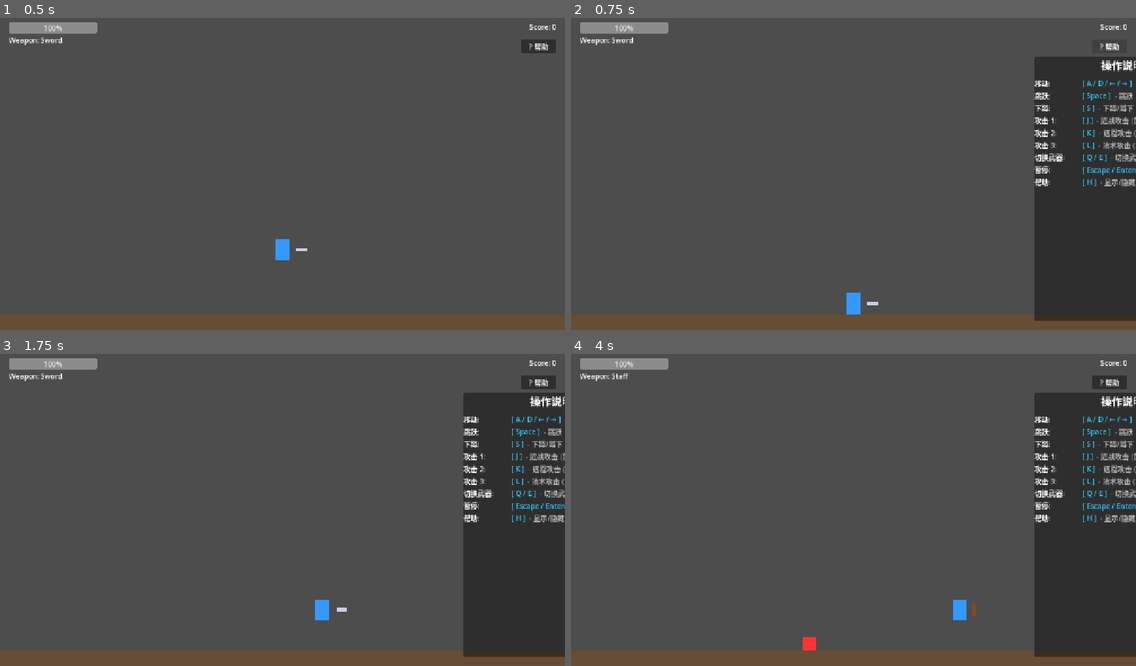
Above: before the commit, frames 1-4 (two rows, left to right).
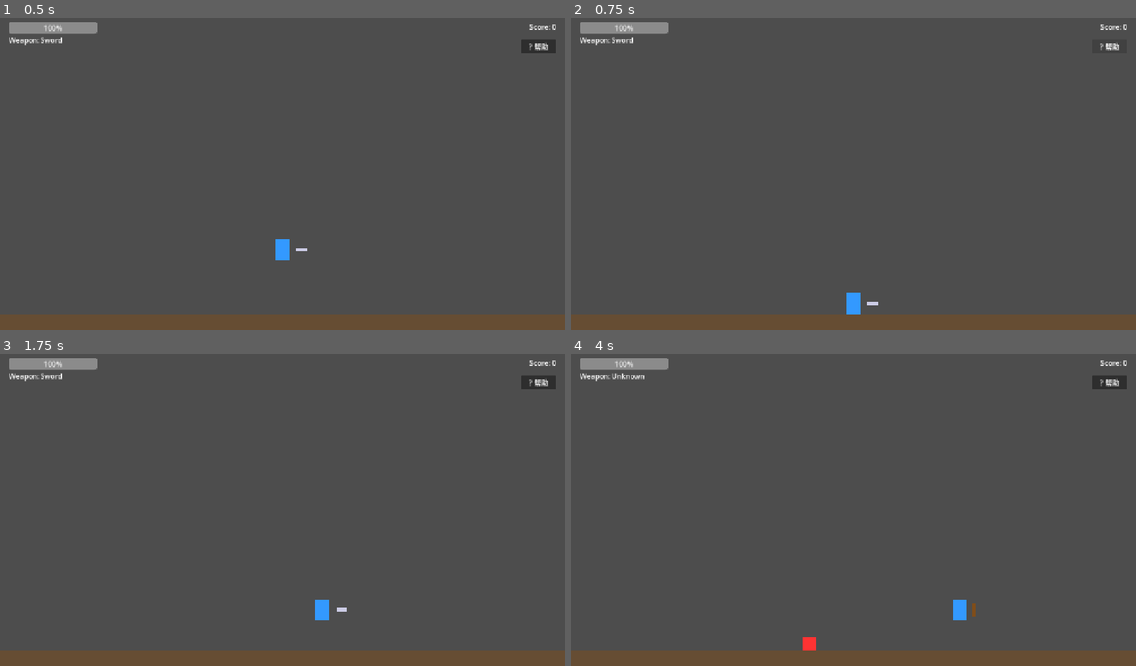
Above: after the commit, the same moments.

Repository: czlczlczl/just-attack
Game: Godot game, scene res://scenes/main.tscn
Same seed, same stepped clock (60 frames per second), same inputs: the game is played once before the commit and once after it.
Inputs (mouse positions are in pixels of both pictures, inside the frame that each line leads up to):
- Up to frame 1 (0.5 s): no input
- Up to frame 2 (0.75 s): click "? 帮助" at 0.5 s
- Up to frame 3 (1.75 s): tap Enter at 1.25 s; move the mouse to (406, 491) at 1.27 s; hold D from 1.28 s (still down); tap B at 1.35 s; click (406, 491) at 1.42 s; tap Space at 1.52 s; tap C at 1.55 s
- Up to frame 4 (4 s): tap Space at 1.82, 2.27, 2.57, 3.77 s; move the mouse to (740, 522) at 2.02 s; tap C at 2.1 s; tap E at 2.3, 2.85 s; move the mouse to (910, 438) at 2.77 s; release D at 2.78 s; hold A 2.78-3.53 s; tap F at 3.05, 3.6 s; move the mouse to (825, 572) at 3.52 s; hold D from 3.53 s (still down); click (825, 572) at 3.67 s; tap G at 3.8 s

Frame 1 is identical in both runs. In frame 2, 15% of the frame differs, in the area x 82-100%, y 12-98%; in frame 3, 15%; in frame 4, 15%, in the area x 7-100%, y 6-98%.
Error after the commit: Parse Error: Cannot find member "LOOP_MODE_NONE" in base "Animation". (res://scripts/weapons/sword.gd:32)

Commit message:
feat: add key press display and fix weapon swing animations
- Add key_pressed signal to InputHandler for debugging
- Add KeyDisplay label in UI to show last pressed key (bottom-left)
- Fix weapon swing animations by creating them programmatically
- Remove invalid inline animation data from scene files

Changes:
- scripts/input_handler.gd: Add key_pressed signal and key name helper
- scripts/ui_controller.gd: Add KeyDisplay support with 0.5s timer
- scripts/weapons/*.gd: Create swing animations in _ready()
- scenes/weapons/*.tscn: Clean up invalid animation data
- scenes/main.tscn: Add KeyDisplay label node

Diff:
--- a/scenes/main.tscn
+++ b/scenes/main.tscn
@@ -93,6 +93,14 @@
 offset_bottom = 90.0
 text = "? 帮助"
 
+[node name="KeyDisplay" type="Label" parent="UI"]
+offset_left = 20.0
+offset_top = 680.0
+offset_right = 320.0
+offset_bottom = 720.0
+text = "按键："
+visible = false
+
 [node name="ControlsOverlay" type="PanelContainer" parent="UI"]
 visible = false
 offset_left = 1050.0
--- a/scenes/weapons/bow.tscn
+++ b/scenes/weapons/bow.tscn
@@ -15,24 +15,3 @@
 color = Color(0.6, 0.4, 0.2, 1.0)
 
 [node name="AnimationPlayer" type="AnimationPlayer" parent="."]
-animations = [{
-"blend_times": [],
-"length": 0.2,
-"loop_mode": false,
-"name": "swing",
-"step": 0.1,
-"tracks": [{
-"channel": "continuous",
-"imported": [],
-"inserted_keys": {
-"rotation": [[0.0, -0.3, "Linear"], [0.1, 0.4, "Linear"], [0.2, 0.0, "Linear"]]
-},
-"loop_wrap": true,
-"paths": {
-"node": "../BowVisual",
-"property": "rotation"
-},
-"type": "value",
-"uid_path": ""
-}]
-}]
--- a/scenes/weapons/staff.tscn
+++ b/scenes/weapons/staff.tscn
@@ -13,24 +13,3 @@
 color = Color(0.5, 0.3, 0.1, 1.0)
 
 [node name="AnimationPlayer" type="AnimationPlayer" parent="."]
-animations = [{
-"blend_times": [],
-"length": 0.25,
-"loop_mode": false,
-"name": "swing",
-"step": 0.1,
-"tracks": [{
-"channel": "continuous",
-"imported": [],
-"inserted_keys": {
-"rotation": [[0.0, -0.6, "Linear"], [0.125, 0.9, "Linear"], [0.25, 0.0, "Linear"]]
-},
-"loop_wrap": true,
-"paths": {
-"node": "../StaffVisual",
-"property": "rotation"
-},
-"type": "value",
-"uid_path": ""
-}]
-}]
--- a/scenes/weapons/sword.tscn
+++ b/scenes/weapons/sword.tscn
@@ -13,24 +13,3 @@
 color = Color(0.8, 0.8, 0.9, 1.0)
 
 [node name="AnimationPlayer" type="AnimationPlayer" parent="."]
-animations = [{
-"blend_times": [],
-"length": 0.15,
-"loop_mode": false,
-"name": "swing",
-"step": 0.1,
-"tracks": [{
-"channel": "continuous",
-"imported": [],
-"inserted_keys": {
-"rotation": [[0.0, -0.5236, "Linear"], [0.05, 0.7854, "Linear"], [0.1, -0.2618, "Linear"], [0.15, 0.0, "Linear"]]
-},
-"loop_wrap": true,
-"paths": {
-"node": "../SwordVisual",
-"property": "rotation"
-},
-"type": "value",
-"uid_path": ""
-}]
-}]
--- a/scripts/input_handler.gd
+++ b/scripts/input_handler.gd
@@ -32,6 +32,9 @@
 ## 信号：切换帮助面板
 signal toggle_help_pressed
 
+## 信号：按键按下（用于调试显示）
+signal key_pressed(key_name: String)
+
 ## 手柄震动强度 (0-1)
 var controller_vibration: float = 0.0
 
@@ -49,6 +52,13 @@
 
 func _handle_keyboard_input(event: InputEventKey) -> void:
 	var prev_x: float = move_direction.x
+
+	# emit key pressed signal for debugging
+	if event.pressed:
+		var key_name = OS.get_keycode_string(event.keycode)
+		if key_name == "":
+			key_name = _get_key_name(event.physical_keycode)
+		key_pressed.emit(key_name)
 
 	match event.physical_keycode:
 		KEY_A, KEY_LEFT:
@@ -132,3 +142,36 @@
 ## 触发手柄震动
 func trigger_vibration(weak_magnitude: float, strong_magnitude: float, duration: float) -> void:
 	Input.start_joy_vibration(0, weak_magnitude, strong_magnitude, duration)
+
+## 获取按键名称
+func _get_key_name(physical_keycode: Key) -> String:
+	match physical_keycode:
+		KEY_A: return "A"
+		KEY_B: return "B"
+		KEY_C: return "C"
+		KEY_D: return "D"
+		KEY_E: return "E"
+		KEY_F: return "F"
+		KEY_G: return "G"
+		KEY_H: return "H"
+		KEY_I: return "I"
+		KEY_J: return "J"
+		KEY_K: return "K"
+		KEY_L: return "L"
+		KEY_M: return "M"
+		KEY_N: return "N"
+		KEY_O: return "O"
+		KEY_P: return "P"
+		KEY_Q: return "Q"
+		KEY_R: return "R"
+		KEY_S: return "S"
+		KEY_T: return "T"
+		KEY_U: return "U"
+		KEY_V: return "V"
+		KEY_W: return "W"
+		KEY_X: return "X"
+		KEY_Y: return "Y"
+		KEY_Z: return "Z"
+		KEY_SPACE: return "SPACE"
+		KEY_ESCAPE: return "ESC"
+	return ""
--- a/scripts/ui_controller.gd
+++ b/scripts/ui_controller.gd
@@ -6,6 +6,13 @@
 @onready var score_label: Label = $ScoreLabel
 @onready var help_button: Button = $HelpButton
 @onready var controls_overlay: PanelContainer = $ControlsOverlay
+@onready var key_display: Label = $KeyDisplay
+
+## 按键显示计时器
+var key_display_timer: float = 0.0
+
+## 当前显示的按键
+var current_key: String = ""
 
 func _ready() -> void:
 	# 连接 GameManager 信号
@@ -27,6 +34,30 @@
 	# 连接 H 键切换帮助面板
 	InputHandler.toggle_help_pressed.connect(_on_toggle_help)
 
+	# 连接按键显示
+	InputHandler.key_pressed.connect(_on_key_pressed)
+
+	# 初始化按键显示
+	if key_display:
+		key_display.visible = false
+		key_display.position = Vector2(20, 680)  # 左下角
+		key_display.size = Vector2(300, 40)
+
+func _process(delta: float) -> void:
+	# 处理按键显示计时器
+	if key_display_timer > 0:
+		key_display_timer -= delta
+		if key_display_timer <= 0:
+			key_display.visible = false
+			current_key = ""
+
+func _on_key_pressed(key_name: String) -> void:
+	if key_display:
+		current_key = key_name
+		key_display.text = "按键：" + key_name
+		key_display.visible = true
+		key_display_timer = 0.5  # 显示 0.5 秒
+
 func _on_health_changed(new_health: int) -> void:
 	health_bar.value = new_health
 
--- a/scripts/weapons/bow.gd
+++ b/scripts/weapons/bow.gd
@@ -19,6 +19,33 @@
 
 func _ready() -> void:
 	animation_player = get_node_or_null("AnimationPlayer")
+	if animation_player:
+		_create_swing_animation()
+
+func _create_swing_animation() -> void:
+	if not animation_player:
+		return
+
+	# 创建动画
+	var anim = Animation.new()
+	anim.length = 0.2
+	anim.loop_mode = Animation.LOOP_MODE_NONE
+
+	# 获取 BowVisual 节点
+	var visual_path = get_path_to("BowVisual")
+	if visual_path.is_empty():
+		visual_path = "../BowVisual"
+
+	# 添加旋转轨道
+	var track_index = anim.add_track(Animation.TYPE_VALUE)
+	anim.track_set_path(track_index, visual_path + ":rotation")
+
+	# 添加关键帧
+	anim.track_insert_key(track_index, 0.0, -0.3)   # 后拉
+	anim.track_insert_key(track_index, 0.1, 0.4)    # 挥动
+	anim.track_insert_key(track_index, 0.2, 0.0)    # 归位
+
+	animation_player.add_animation("swing", anim)
 
 func attack(direction: int) -> void:
 	if is_cooldown:
--- a/scripts/weapons/staff.gd
+++ b/scripts/weapons/staff.gd
@@ -13,6 +13,33 @@
 
 func _ready() -> void:
 	animation_player = get_node_or_null("AnimationPlayer")
+	if animation_player:
+		_create_swing_animation()
+
+func _create_swing_animation() -> void:
+	if not animation_player:
+		return
+
+	# 创建动画
+	var anim = Animation.new()
+	anim.length = 0.25
+	anim.loop_mode = Animation.LOOP_MODE_NONE
+
+	# 获取 StaffVisual 节点
+	var visual_path = get_path_to("StaffVisual")
+	if visual_path.is_empty():
+		visual_path = "../StaffVisual"
+
+	# 添加旋转轨道
+	var track_index = anim.add_track(Animation.TYPE_VALUE)
+	anim.track_set_path(track_index, visual_path + ":rotation")
+
+	# 添加关键帧
+	anim.track_insert_key(track_index, 0.0, -0.6)   # 后拉
+	anim.track_insert_key(track_index, 0.125, 0.9)  # 挥动
+	anim.track_insert_key(track_index, 0.25, 0.0)   # 归位
+
+	animation_player.add_animation("swing", anim)
 
 func attack(direction: int) -> void:
 	if is_cooldown:
--- a/scripts/weapons/sword.gd
+++ b/scripts/weapons/sword.gd
@@ -2,7 +2,7 @@
 class_name Sword
 extends WeaponBase
 
-## 动画引用（可选）
+## 动画引用
 var animation_player: AnimationPlayer = null
 
 ## 攻击动画是否正在播放
@@ -15,10 +15,39 @@
 	attack_cooldown = 0.3
 
 func _ready() -> void:
-	# 获取动画播放器
+	# 获取或创建动画播放器
 	animation_player = get_node_or_null("AnimationPlayer")
-	if animation_player and animation_player.get_animation_list().size() > 0:
-		animation_player.animation_finished.connect(_on_animation_finished)
+	if animation_player:
+		_create_swing_animation()
+		if animation_player.get_animation_list().size() > 0:
+			animation_player.animation_finished.connect(_on_animation_finished)
+
+func _create_swing_animation() -> void:
+	if not animation_player:
+		return
+
+	# 创建动画
+	var anim = Animation.new()
+	anim.length = 0.15
+	anim.loop_mode = Animation.LOOP_MODE_NONE
+
+	# 获取 SwordVisual 节点
+	var visual_path = get_path_to("SwordVisual")
+	if visual_path.is_empty():
+		visual_path = "../SwordVisual"
+
+	# 添加旋转轨道
+	var track_index = anim.add_track(Animation.TYPE_VALUE)
+	anim.track_set_path(track_index, visual_path + ":rotation")
+
+	# 添加关键帧：起始 - 挥动 - 回正
+	anim.track_insert_key(track_index, 0.0, -0.5236)  # -30 度
+	anim.track_insert_key(track_index, 0.05, 0.7854)  # 45 度
+	anim.track_insert_key(track_index, 0.1, -0.2618)  # -15 度
+	anim.track_insert_key(track_index, 0.15, 0.0)     # 0 度（归位）
+
+	# 添加动画到 AnimationPlayer
+	animation_player.add_animation("swing", anim)
 
 func _on_animation_finished() -> void:
 	is_attacking = false
@@ -30,7 +59,7 @@
 	is_attacking = true
 	super.attack(direction)
 
-	# 播放挥舞动画（如果有）
+	# 播放挥舞动画
 	if animation_player and animation_player.get_animation_list().size() > 0:
 		animation_player.play("swing")
 	else:
